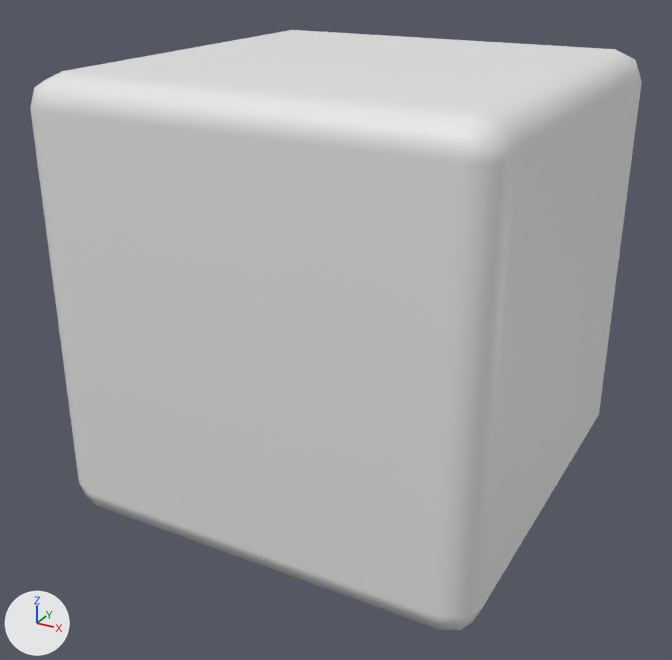
Two versions of the FBX model Assets/_Project/Tasks/RAW/CubeWithFace/CubeWithFace_001.fbx, one commit apart.
Camera for both pictures: a camera (50 mm lens) standing at (1.88, -3.63, 2.54) and looking at (-0.05, -0.13, 0.79). Lighting does not change. The marker at lower left points along +X, +Y and +Z. Where no turn or scale is listed for an object, it has been applied to the vertices.

The first picture shows 'CubeWithFace'.
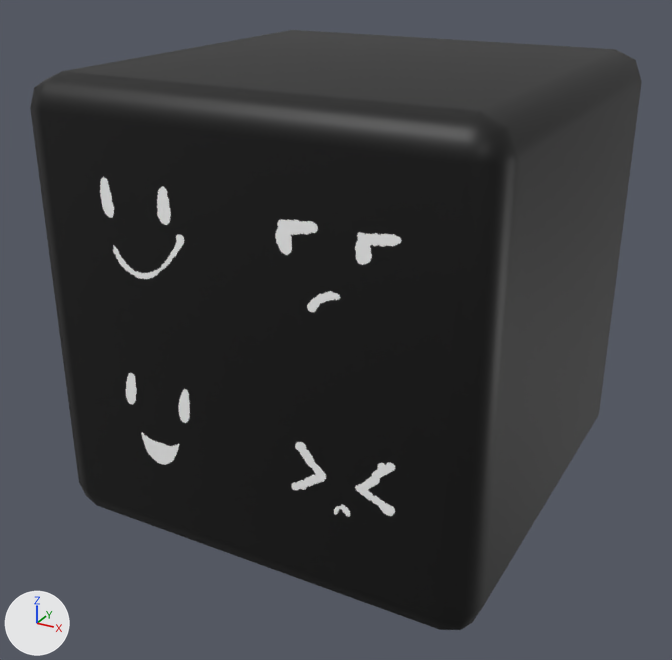
The change, as a diff of the scene's bpy script:
```diff
--- a/Assets/_Project/Tasks/RAW/CubeWithFace/CubeWithFace_001.fbx.py
+++ b/Assets/_Project/Tasks/RAW/CubeWithFace/CubeWithFace_001.fbx.py
@@ img_flipbookfaces_001_png @@
+img_flipbookfaces_001_png = load_image('FlipbookFaces_001.png', 'FlipbookFaces_001.png', 512, 512, 'sRGB')
@@ mat_material_001 @@
+mat_material_001 = principled_material('Material.001')
+mat_material_001.texture = img_flipbookfaces_001_png  # with its transparency
@@ me_cube @@
 me_cube.from_pydata(...)  # 56 vertices, 108 faces; spans x -1.0..1.0, y -1.0..1.0, z 0.0..2.0
+me_cube.materials.append(mat_material_001)  # picture img_flipbookfaces_001_png
```

Boxes [x1, y1, x2, y2] around the edits, measured in the pictures (672 x 660 px):
'CubeWithFace', recoloured (grey to black)
    both: [30, 30, 642, 630]
